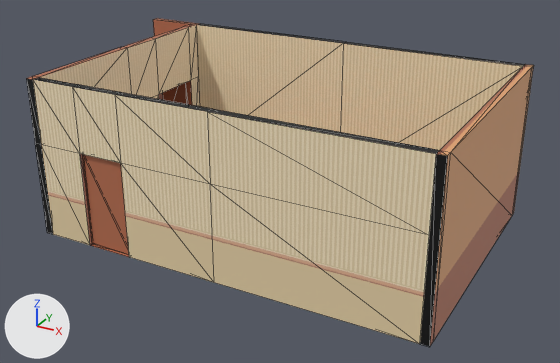
Before and after pictures for a commit that changed the glTF model models/room.glb.
Both versions are drawn from a 50 mm camera at (1.33, -2.47, 1.41) aimed at (-0.02, -0.02, 0.18). The lights are fixed; the arrows at lower left show +X, +Y and +Z. Mesh edges are drawn as thin lines. Vertices at the same position are counted once.

The scene before the commit, as lines of its bpy script (objects in view):
```python
me_plane = bpy.data.meshes.new('Plane')
me_plane.from_pydata(...)  # 111 vertices, 210 faces; spans x -1.0..0.78, y -0.53..0.53, z 0.0..0.62
me_plane.materials.append(mat_room_png)  # picture img_room
me_plane_001 = bpy.data.meshes.new('Plane.001')
me_plane_001.from_pydata(...)  # a box spanning x -0.562..-0.375, y -0.519..-0.512, z 0.0..0.375
me_plane_001.materials.append(mat_room_png)  # picture img_room
ob_plane = bpy.data.objects.new('Plane', me_plane)
ob_plane.location = (0.0, 0.0, 0.0)
ob_plane_001 = bpy.data.objects.new('Plane.001', me_plane_001)
ob_plane_001.location = (0.0, 0.0, 0.0)
```
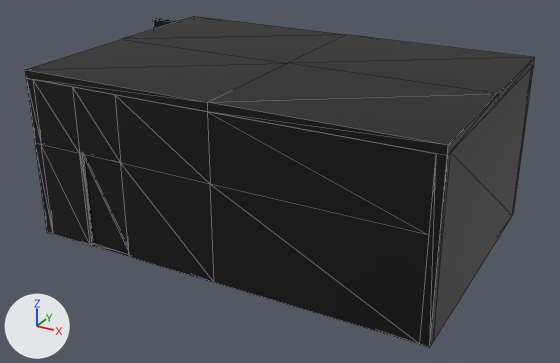
Where the change shows, as pixel boxes [x1, y1, x2, y2] in the pictures (560 x 363 px):
'ceiling', added (black): after [25, 16, 535, 156]
'Plane.001', recoloured (brown to black): [82, 154, 129, 255] in both
part 1 of me_plane, cut back: before [27, 18, 533, 156]
part 2 of me_plane, recoloured (beige to black): [26, 20, 534, 347] in both

Edits to the bpy script that builds the scene:
```text
Add mat_room:
    mat_room = principled_material('room')
    mat_room.base_color = (0.0, 0.0, 0.0)  # black #000000
Change me_plane:
    used by ob_plane; location = (0.0, 0.0, 0.0)
    remove me_plane.from_pydata(...)  # 111 vertices, 210 faces; spans x -1.0..0.78, y -0.53..0.53, z 0.0..0.62
    add me_plane.from_pydata(...)  # 113 vertices, 186 faces; spans x -1.0..0.78, y -0.53..0.53, z 0.0..0.62
    me_plane part 1
    32 faces are deleted
    2 vertices are added at (0.75, 0.0, 0.0), (0.0, 0.0, 0.0)
    8 new faces join them
    me_plane part 2: 178 faces spanning x -1.0..0.78, y -0.53..0.53, z 0.0..0.62 switch from mat_room_png (picture img_room) to mat_room (black #000000)
Change me_plane_001:
    where me_plane_001.from_pydata(...)  # 8 vertices, 12 faces; spans x -0.562..-0.375, y -0.519..-0.512, z 0.0..0.375
    remove me_plane_001.materials.append(mat_room_png)  # picture img_room
    add me_plane_001.materials.append(mat_room)  # black #000000
Add me_plane_002:
    me_plane_002.from_pydata(...)  # 18 vertices, 32 faces; spans x -0.78..0.78, y -0.53..0.53, z 0.62..0.66
    me_plane_002.materials.append(mat_room)  # black #000000
Add ob_ceiling:
    ob_ceiling = bpy.data.objects.new('ceiling', me_plane_002)
    ob_ceiling.location = (0.0, 0.0, 0.0)
```
